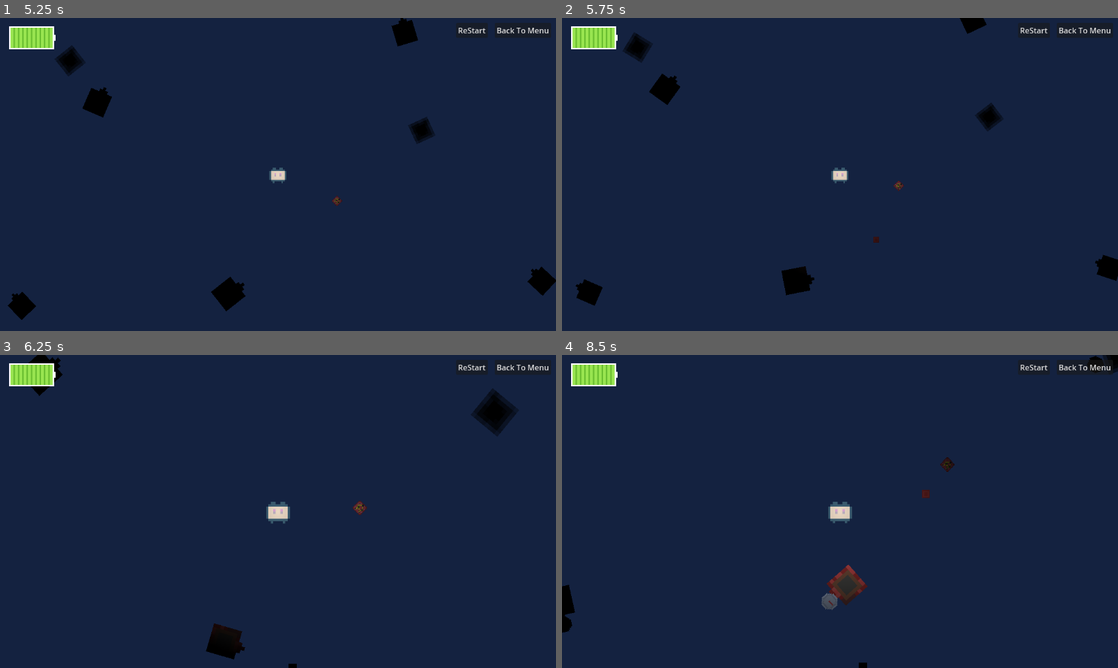
Above: before the commit, frames 1-4 (two rows, left to right).
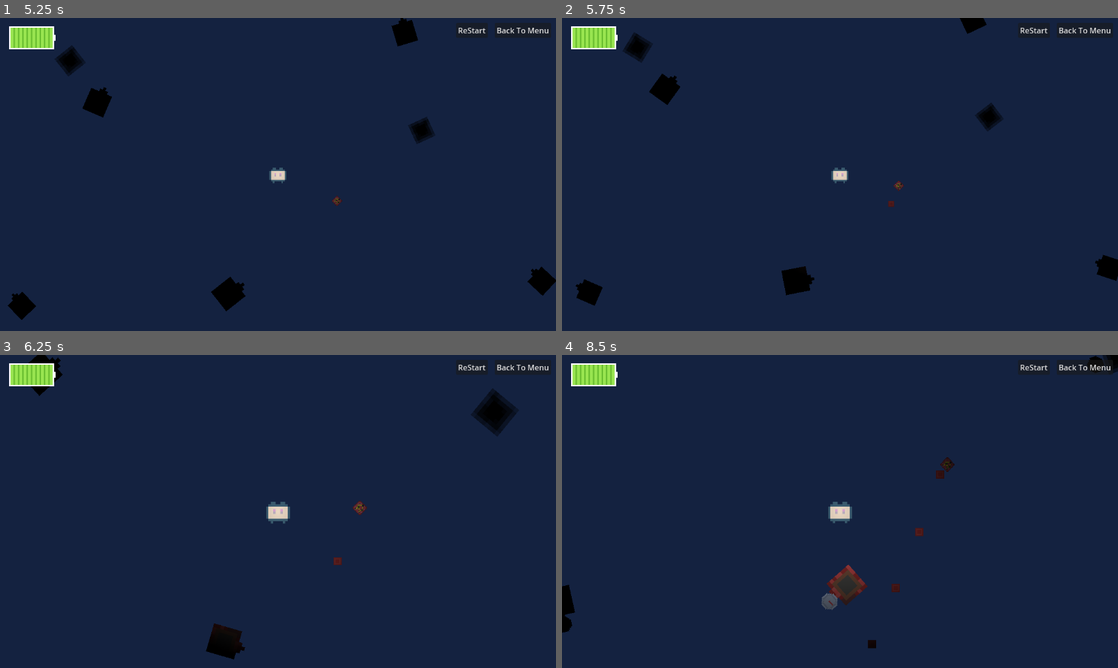
Above: after the commit, the same moments.

Repository: icysamon/LightYearsTraveler
Game: Godot game, scene res://scene/main/menu.tscn
Two runs of this game, one before a commit and one after it. Both use one fixed random seed, a clock stepped at 60 frames per second and the inputs below.
Inputs (mouse positions are in pixels of both pictures, inside the frame that each line leads up to):
- Up to frame 1 (5.25 s): click "Start" at 0.5 s; click "ReStart" at 1.25 s; click "ReStart" at 2 s; click "ReStart" at 2.75 s; click "Back To Menu" at 3.5 s; click "Start" at 4.25 s; move the mouse to (227, 299) at 5.02 s; press the mouse at (227, 299) at 5.03 s
- Up to frame 2 (5.75 s): no input
- Up to frame 3 (6.25 s): move the mouse to (428, 455) at 5.77 s; release the mouse at (428, 455) at 5.78 s; tap Up (zoom in) at 5.85 s
- Up to frame 4 (8.5 s): move the mouse to (606, 364) at 6.52 s; hold Down (zoom out) 6.53-7.28 s; move the mouse to (606, 589) at 7.27 s; click (606, 589) at 7.35 s; move the mouse to (567, 458) at 8.02 s; hold Up (zoom in) from 8.03 s (still down)

Frame 1 is identical in both runs. In frame 2, less than 0.1% of the frame differs, in the area x 56-60%, y 58-72%; in frame 3, less than 0.1%; in frame 4, 0.2%, in the area x 53-69%, y 36-100%.

Commit message:
fix: battery charging

Diff:
--- a/scripts/bullet/bullet.gd
+++ b/scripts/bullet/bullet.gd
@@ -2,7 +2,7 @@
 
 var target_position : Vector2 = Vector2.ZERO
 var dir : Vector2 = Vector2.ZERO
-const speed : int = 180
+const speed : int = 60
 
 
 func _ready():
--- a/scripts/planet.gd
+++ b/scripts/planet.gd
@@ -171,6 +171,7 @@
 				if _probability(0.3):
 					$Sprite2D.texture = planet_type_array[Type.SUPPER_EARTH]
 					planet_type = Type.SUPPER_EARTH
+					planet_season = Season.SPRING
 				else:
 					$Sprite2D.texture = planet_type_array[Type.BLACK_HOLE]
 					planet_type = Type.BLACK_HOLE
